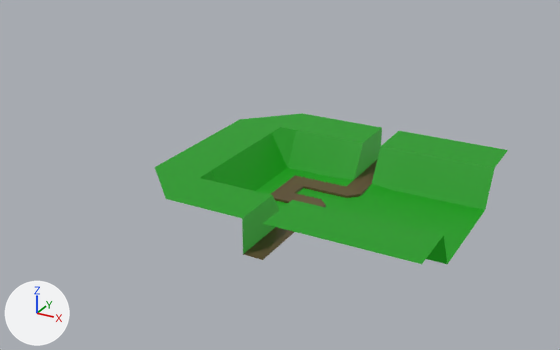
Before and after pictures for a commit that changed the glTF model Scenes/Levels/grass_plains/grass_plains.glb.
The view is the same before and after, from a camera (50 mm lens) standing at (35.3, -71.6, 38.0) and looking at (-3.4, -1.2, 2.8). The axes (+X, +Y, +Z) are drawn at lower left. The lights are the same throughout. Where no turn or scale is listed for an object, it has been applied to the vertices. Vertices at the same position are counted once.
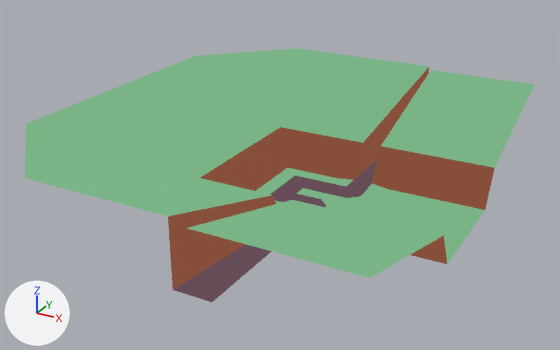
Location of each change, (x1, y1, x2, y2) in pixels of the pictures (560 x 350 px; the box of a moved part takes in the faces that stretch with it):
'Plane', recoloured, surface changed, reshaped (44% wider, 68% taller): before (155, 113, 508, 264); after (25, 48, 534, 302)
part 1 of me_plane, moved or reshaped: before (155, 113, 508, 264); after (25, 48, 534, 302)
part 2 of me_plane, recoloured (green to brown): (200, 127, 495, 264) in both

What the commit changed:
Material 'Floor' (mat_floor) changes colour from green #157d15 to black #000000; in linear values from (0.00764, 0.205, 0.00737) to (0.0, 0.0, 0.0).
In material 'Floor' (mat_floor), emission_color goes from (0.0, 0.113, 0.0) (dark green #005e00) to (0.191, 0.451, 0.238) (green #79b386).
In material 'Floor' (mat_floor), metallic goes from 0.0 to 1.0.
In material 'Floor' (mat_floor), roughness goes from 0.5 to 1.0.
Material 'Path' (mat_path) changes colour from brown #604c32 to black #000000; in linear values from (0.117, 0.072, 0.0314) to (0.0, 0.0, 0.0).
In material 'Path' (mat_path), metallic goes from 0.0 to 1.0.
In material 'Path' (mat_path), emission_strength is now set to 1.0.
Material 'Walls' (mat_walls) is new.
Its base color is (0.0, 0.0, 0.0) (black #000000).
Its metallic is 1.0.
Its roughness is 1.0.
Its emission color is (0.241, 0.0786, 0.0423) (brown #874f3a).
Its emission strength is 1.0.
me_plane is used by ob_plane; location (0.0, 0.0, 0.0).
me_plane had 151 vertices, 244 faces and spanned x -15.0..18.0, y -15.0..15.0, z 0.0..4.2.
me_plane now has 151 vertices, 244 faces and spans x -26.0..18.0, y -27.0..26.0, z 0.0..9.7.
me_plane part 1: 33 of 151 vertices moved; they spanned x -15.0..18.0, y -15.0..15.0, z 0.3..4.2 and now span x -26.0..18.0, y -27.0..26.0, z 2.8..9.7; mean shift (-3.6, -0.5, 5.0); largest move (-9.0, -15.0, 4.2) -> (-15.5, -26.8, 9.7).
me_plane part 2: 48 faces spanning x -9.0..18.0, y -26.8..25.9, z 0.0..9.7 switch from mat_floor (green #157d15) to mat_walls (black #000000).
